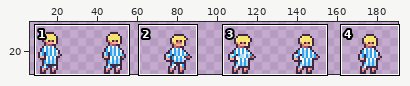
Two versions of one sprite sheet, Content/mainCharacter/maincharacter_idle.png. The picture above shows the old version from afar; the outline marks the close-up.
Close-up. Before the edit:
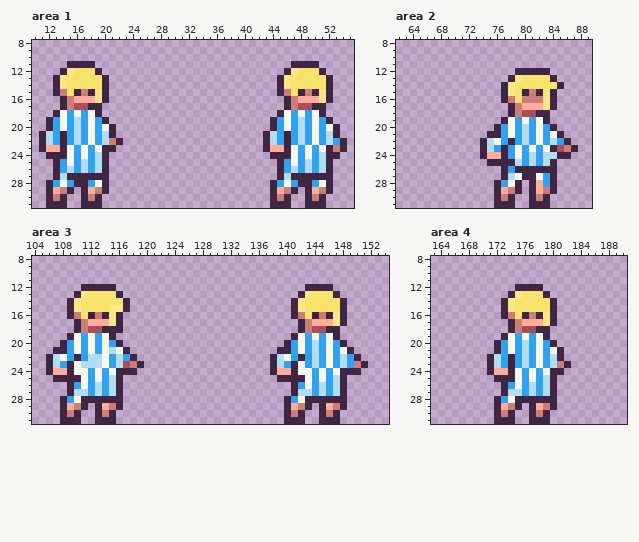
The file is 192x32 pixels. Shown: area 1: x 10..55, y 8..31; area 2: x 62..89, y 8..31; area 3: x 104..154, y 8..31; area 4: x 163..190, y 8..31. The wide view leaves out empty margins.
And afterwards:
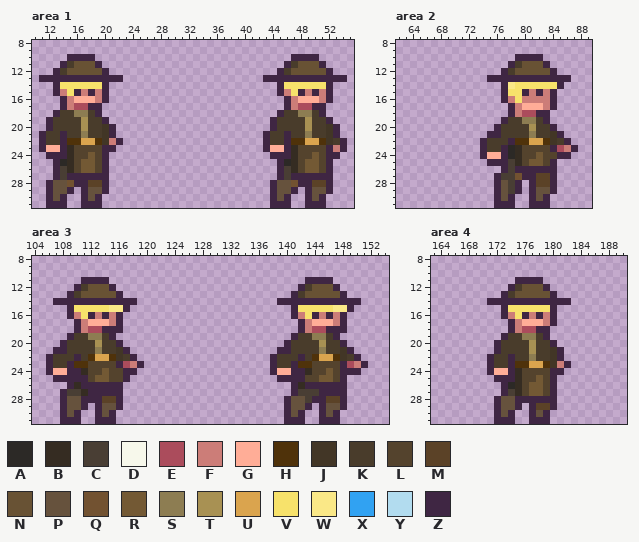
Palette (. is transparent): A #2c2926  B #352c22  C #493e34  D #f7f8eb  E #ab4c5c  F #cc7d78  G #ffad97  H #4f320a  J #423626  K #493c2b  L #54432d  M #5b4227  N #685234  P #66523d  Q #725231  R #735934  S #8d7d52  T #a89153  U #daa44e  V #f7e26b  W #fae887  X #31a2f2  Y #b2dcef  Z #3f2643
Difference:
--- area 1
@@ x 10..55 @@
  9 ..............................................
-10 ..............................................
-11 .....ZZZZ............................ZZZZ.....
-12 ....ZWVVVZ..........................ZWVVVZ....
-13 ...ZWVVVVVZ........................ZWVVVVVZ...
-14 ...ZWVVVVVZ........................ZWVVVVVZ...
-15 ...ZFVZFZWZ........................ZFVZFZWZ...
-16 ....ZFGGGWZ.........................ZFGGGWZ...
+10 .....ZZZZ............................ZZZZ.....
+11 ....ZKNNNZ..........................ZKNNNZ....
+12 ...ZKNNNNNZ........................ZKNNNNNZ...
+13 .ZZZZZZZZZZZZ....................ZZZZZZZZZZZZ.
+14 ...ZVVVVVVZ........................ZVVVVVVZ...
+15 ...ZFVZFZFZ........................ZFVZFZFZ...
+16 ....ZFGGGFZ.........................ZFGGGFZ...
 17 ....ZFEEZZ..........................ZFEEZZ....
-18 ...ZDXDXDZ.........................ZDXDXDZ....
-19 ..ZXDXYXDXZ.......................ZXDXYXDXZ...
-20 ..ZXDXYXDXDZ......................ZXDXYXDXDZ..
-21 .ZYXZXYXDXYZ.....................ZYXZXYXDXYZ..
-22 .ZYXZXYXDXYFZ....................ZYXZXYXDXYXZ.
-23 .ZGGZDXDXDZZ.....................ZGGZDXDXDZFZ.
-24 ..ZZZDXDXYZ.......................ZZZDXDXYZZ..
-25 ...ZXDXYXYZ........................ZXDXYXYZ...
-26 ...ZXYXYXYZ........................ZXYXYXYZ...
-27 ...ZYZZZZZZ........................ZYZZZZZZ...
-28 ..ZXDXZZXDZ.......................ZXDXZZXDZ...
-29 ..ZGFZ.ZGFZ.......................ZGFZ.ZGFZ...
-30 ..ZFZ..ZFZ........................ZFZ..ZFZ....
+18 ...ZKKSSKZ.........................ZKKSSKZ....
+19 ..ZKKKKTKKZ.......................ZKKKKTKKZ...
+20 ..ZKKKKTKKJZ......................ZKKKKTKKJZ..
+21 .ZKKZKKSKKJZ.....................ZKKZKKSKKJZ..
+22 .ZKKZHHUUHJFZ....................ZKKZHHUUHJKZ.
+23 .ZGGZBLLLLZZ.....................ZGGZBLLLLZFZ.
+24 ..ZZZBLLRLZ.......................ZZZBLLRLZZ..
+25 ...ZABLRRLZ........................ZABLRRLZ...
+26 ...ZCBLRRLZ........................ZCBLRRLZ...
+27 ...ZCZZZZZZ........................ZCZZZZZZ...
+28 ..ZPPQZZMMZ.......................ZPPQZZMMZ...
+29 ..ZPPZ.ZPPZ.......................ZPPZ.ZPPZ...
+30 ..ZPZ..ZPZ........................ZPZ..ZPZ....
 31 ..ZZZ..ZZZ........................ZZZ..ZZZ....
--- area 2
@@ x 73..88 @@
  9 ................
-10 ................
-11 ................
-12 ......ZZZZZ.....
-13 .....ZWVVVVZ....
+10 ......ZZZZ......
+11 .....ZKNNNZ.....
+12 ....ZKNNNNNZ....
+13 ..ZZZZZZZZZZZZ..
 14 ....ZWVVVVVVZ...
-15 ....ZWVZFZWZ....
-16 ....ZFVFFFWZ....
-17 .....ZFGGGWZ....
+15 ....ZVVZFZFZ....
+16 ....ZFVFFFFZ....
+17 .....ZFGGGFZ....
 18 .....ZFEEZZ.....
-19 ....ZDXDXDZ.....
-20 ...ZXDXYXDXZ....
-21 ..ZZXDXYXDXDZ...
-22 .ZYDXZXYXDXYXZ..
-23 .ZYXZXDXDXDZEFZ.
-24 .ZGGZXDXYXYYZZ..
-25 ..ZZZZYXYXYZ....
-26 ....ZXZZZZZZ....
-27 ....ZYDZZDXZ....
-28 ...ZXDZ.ZGXZ....
-29 ...ZGFZ.ZGFZ....
-30 ...ZFZ..ZFZ.....
+19 ....ZKKSSKZ.....
+20 ...ZKKKKTKKZ....
+21 ..ZZKKKKSKKJZ...
+22 .ZKKKZHHUUHJKZ..
+23 .ZKKZABLLLLZEFZ.
+24 .ZGGZABLLRLLZZ..
+25 ..ZZZCBLRRLZ....
+26 ....ZCZZZZZZ....
+27 ...ZCCQZZMMZ....
+28 ...ZPCZ.ZMMZ....
+29 ...ZPCZ.ZPPZ....
+30 ...ZPZ..ZPZ.....
 31 ...ZZZ..ZZZ.....
--- area 3
@@ x 104..154 @@
 10 ...................................................
-11 ...................................................
-12 .......ZZZZZ...........................ZZZZ........
-13 ......ZWVVVVZ.........................ZWVVVZ.......
-14 .....ZWVVVVVVZ.......................ZWVVVVVZ......
-15 .....ZWVVVVWWZ.......................ZWVVVVVZ......
-16 .....ZFVZFZWZ........................ZFVZFZWZ......
-17 ......ZFGGGWZ.........................ZFGGGWZ......
-18 ......ZFEEZZZ.........................ZFEEZZ.......
-19 .....ZDXDXDZ.........................ZDXDXDZ.......
-20 ....ZXDXDXDXZ.......................ZXDXYXDXZ......
-21 ...ZZXDXDXDYDZ.....................ZZXDXYXDXDZ.....
-22 ..ZYDXZXYYDXYXZ...................ZYDXZXYXDXYXZ....
-23 ..ZYXZDYYYDXYEFZ..................ZYXZDXYXDXYXFZ...
-24 ..ZGGZDDXDXDZZZ...................ZGGZDDXDXDZZZ....
-25 ...ZZZZDXDXYZ......................ZZZZDXDXYZ......
-26 .....ZXDXYXYZ........................ZXDXYXYZ......
-27 .....ZYYXYXYZ........................ZYYXYXYZ......
-28 ....ZXDZZZZZZ.......................ZXDZZZZZZ......
-29 ....ZGFZ.ZGFZ.......................ZGFZ.ZGFZ......
-30 ....ZFZ..ZFZ........................ZFZ..ZFZ.......
+11 .......ZZZZ............................ZZZZ........
+12 ......ZKNNNZ..........................ZKNNNZ.......
+13 .....ZKNNNNNZ........................ZKNNNNNZ......
+14 ...ZZZZZZZZZZZZ....................ZZZZZZZZZZZZ....
+15 .....ZVVVVVWWZ.......................ZVVVVVWWZ.....
+16 .....ZFVZFZFZ........................ZFVZFZFZ......
+17 ......ZFGGGFZ.........................ZFGGGFZ......
+18 ......ZFEEZZZ.........................ZFEEZZZ......
+19 .....ZKKSSKZ.........................ZKKSSKZ.......
+20 ....ZKKKKTKKZ.......................ZKKKKTKKZ......
+21 ...ZZKKKKSKKJZ.....................ZZKKKKSKKJZ.....
+22 ..ZKKKZKHUUHJKZ...................ZKKKZKHUUHJKZ....
+23 ..ZKKZHHLLLLZEFZ..................ZKKZHHLLLLZEFZ...
+24 ..ZGGZZBLLRLLZZ...................ZGGZZBLLRLZZZ....
+25 ...ZZZZZLRRLLZ.....................ZZZZLLRRLZ......
+26 .....ZBZZZZZZ........................ZBZZZZZZ......
+27 ....ZCCBZZZZZ........................ZCCCZZZZ......
+28 ....ZPPZZZMMZ.......................ZPPCZZMMZ......
+29 ....ZPPZ.ZPPZ.......................ZPPZ.ZPPZ......
+30 ....ZPZ..ZPZ........................ZPZ..ZPZ.......
 31 ....ZZZ..ZZZ........................ZZZ..ZZZ.......
--- area 4
@@ x 169..184 @@
 10 ................
-11 ................
-12 ......ZZZZ......
-13 .....ZWVVVZ.....
-14 ....ZWVVVVVZ....
-15 ....ZWVVVVVZ....
-16 ....ZFVZFZWZ....
-17 .....ZFGGGWZ....
+11 ......ZZZZ......
+12 .....ZKNNNZ.....
+13 ....ZKNNNNNZ....
+14 ..ZZZZZZZZZZZZ..
+15 ....ZVVVVVVZ....
+16 ....ZFVZFZFZ....
+17 .....ZFGGGFZ....
 18 .....ZFEEZZ.....
-19 ....ZDXDXDZ.....
-20 ...ZXDXYXDXZ....
-21 ...ZXDXYXDXDZ...
-22 ..ZYXZXYXDXYZ...
-23 ..ZYXZXYXDXYFZ..
-24 ..ZGGZDXDXDZZ...
-25 ...ZZZDXDXYZ....
-26 ....ZXDXYXYZ....
-27 ....ZYYXYXYZ....
-28 ...ZXDZZZZZZ....
-29 ...ZGFZ.ZGFZ....
-30 ...ZFZ..ZFZ.....
+19 ....ZKKSSKZ.....
+20 ...ZKKKKTKKZ....
+21 ...ZKKKKTKKJZ...
+22 ..ZKKZKKSKKJZ...
+23 ..ZKKZHHUUHJFZ..
+24 ..ZGGZBLLLLZZ...
+25 ...ZZZBLLRLZ....
+26 ....ZABLRRLZ....
+27 ....ZCBLRRLZ....
+28 ...ZPPZZZZZZ....
+29 ...ZPPZ.ZMMZ....
+30 ...ZPZ..ZPZ.....
 31 ...ZZZ..ZZZ.....
Where, in picture pixels (left, top, right, bottom), the same in both close-ups:
changed: (39, 54, 123, 201)
changed: (263, 54, 347, 201)
changed: (487, 54, 571, 201)
changed: (53, 277, 137, 417)
changed: (277, 277, 361, 417)
changed: (487, 277, 571, 417)
